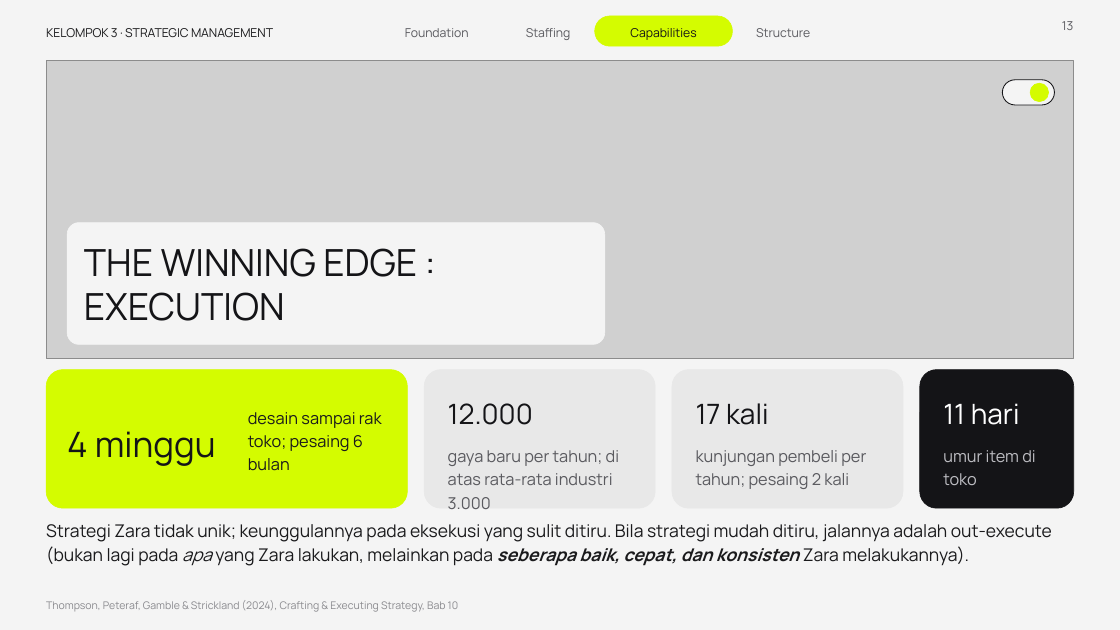
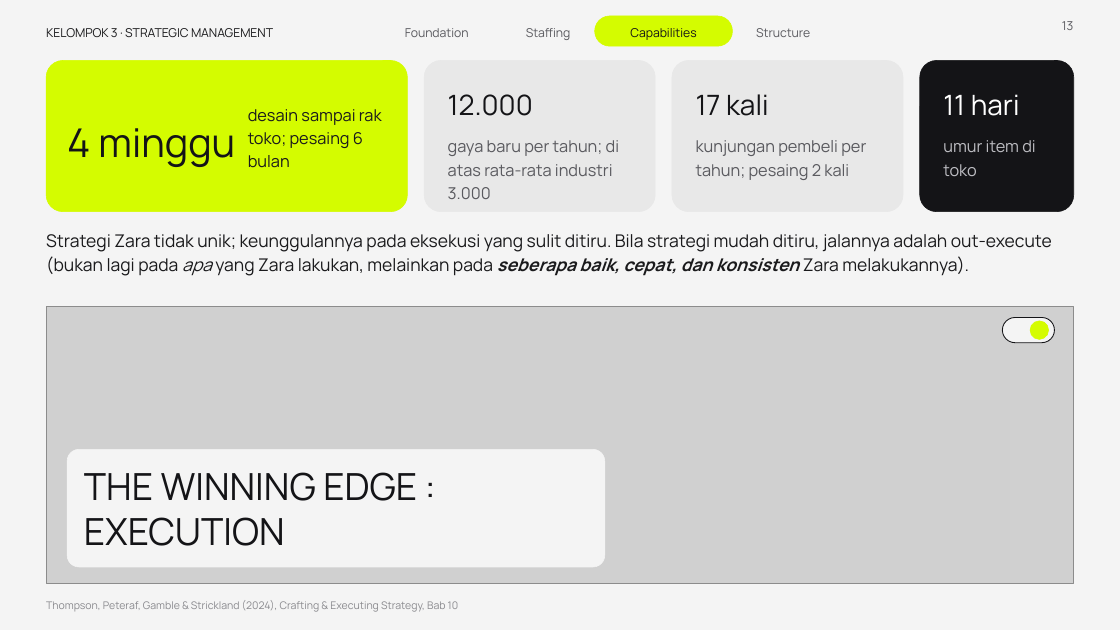
Before and after one commit to aslihabnuri/Dom-Manipulation, a slide deck: slide 13 of presentasi_ch10_kelompok3/SMJKT_Group 3_Aslih_Chapter 10 Strategy Execution.pptx. Drawn at 1120x630 pixels with LibreOffice and Linux fonts; fonts in the diff are those of the drawing; grey boxes stand for pictures; background and template pictures are left out. Boxes give left, top, right and bottom in pixels: in the first picture for what was removed or moved away, otherwise in the second. Text is boxed around its words. In the diff, an @@ line names an element or a change of style, - is before the commit and + after.

```diff
--- a/presentasi_ch10_kelompok3/SMJKT_Group 3_Aslih_Chapter 10 Strategy Execution.pptx
+++ b/presentasi_ch10_kelompok3/SMJKT_Group 3_Aslih_Chapter 10 Strategy Execution.pptx
@@ picture removed at bbox=[46, 60, 1074, 359] @@
@@ rounded rectangle added at bbox=[46, 60, 408, 212], fill #D4FC00, outline #D4FC00 0.5 pt @@
@@ text "4 minggu": place and size @@
-text "4 minggu" at bbox=[67, 431, 216, 466]
+text "4 minggu" at bbox=[67, 128, 235, 167]
@@ text "4 minggu" at bbox=[67, 128, 235, 167]: size 30 to 34 pt @@
@@ text "desain sampai rak toko; pesaing ...": place and size @@
-text "desain sampai rak toko; pesaing ..." at bbox=[248, 412, 382, 471]
+text "desain sampai rak toko; pesaing ..." at bbox=[248, 109, 382, 168]
@@ rounded rectangle at bbox=[424, 60, 655, 212]: proportions changed @@
@@ rounded rectangle: place and size @@
-rounded rectangle at bbox=[672, 370, 903, 508]
+rounded rectangle at bbox=[424, 60, 655, 212]
@@ rounded rectangle: place and size @@
-rounded rectangle at bbox=[46, 370, 408, 508]
+rounded rectangle at bbox=[672, 60, 903, 212]
@@ rounded rectangle at bbox=[672, 60, 903, 212]: fill #D4FC00 to #E8E8E8; outline #D4FC00 0.5 pt to #E8E8E8 0.5 pt; proportions changed @@
@@ rounded rectangle: place and size @@
-rounded rectangle at bbox=[424, 370, 655, 508]
+rounded rectangle at bbox=[920, 60, 1074, 212]
@@ rounded rectangle at bbox=[920, 60, 1074, 212]: fill #E8E8E8 to #141417; outline #E8E8E8 0.5 pt to #141417 0.5 pt; proportions changed @@
@@ 3 texts: place and size @@
-3 texts at bbox=[448, 403, 1020, 425]
+3 texts at bbox=[448, 94, 1020, 116]
@@ text "gaya baru per tahun; di ...": place and size @@
-text "gaya baru per tahun; di ..." at bbox=[448, 450, 619, 509]
+text "gaya baru per tahun; di ..." at bbox=[448, 140, 619, 199]
@@ text "kunjungan pembeli per tahun; pesaing ...": place and size @@
-text "kunjungan pembeli per tahun; pesaing ..." at bbox=[696, 450, 866, 489]
+text "kunjungan pembeli per tahun; pesaing ..." at bbox=[696, 140, 866, 180]
@@ text "umur item di toko": place and size @@
-text "umur item di toko" at bbox=[943, 450, 1035, 485]
+text "umur item di toko" at bbox=[943, 140, 1035, 176]
@@ text "Strategi Zara tidak unik; keunggulannya ...": place and size @@
-text "Strategi Zara tidak unik; keunggulannya ..." at bbox=[46, 524, 1052, 566]
+text "Strategi Zara tidak unik; keunggulannya ..." at bbox=[46, 234, 1052, 276]
@@ picture added at bbox=[46, 307, 1074, 584] @@
@@ rounded rectangle: place and size @@
-rounded rectangle at bbox=[1002, 80, 1054, 105]
+rounded rectangle at bbox=[1002, 318, 1054, 343]
@@ ellipse: place and size @@
-ellipse at bbox=[1030, 83, 1049, 102]
+ellipse at bbox=[1030, 321, 1049, 339]
@@ rounded rectangle removed at bbox=[920, 370, 1074, 508] @@
@@ rounded rectangle: place and size @@
-rounded rectangle at bbox=[67, 223, 605, 344]
+rounded rectangle at bbox=[67, 450, 605, 567]
@@ rounded rectangle at bbox=[67, 450, 605, 567]: proportions changed @@
@@ text "THE WINNING EDGE : EXECUTION": place and size @@
-text "THE WINNING EDGE : EXECUTION" at bbox=[84, 248, 417, 321]
+text "THE WINNING EDGE : EXECUTION" at bbox=[84, 472, 417, 546]
```
Also in this commit, not shown: 7 other slides changed, 1 other file.
